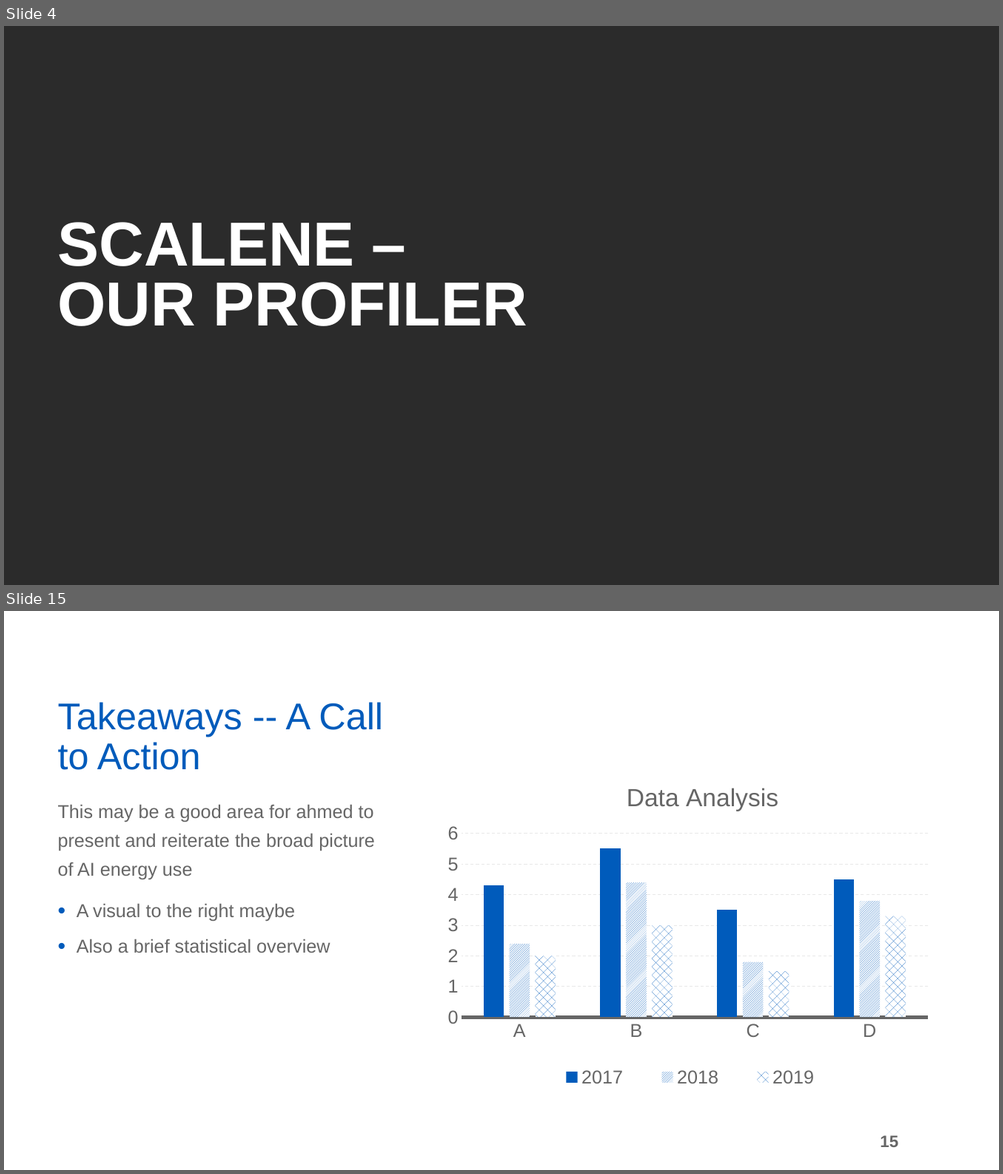
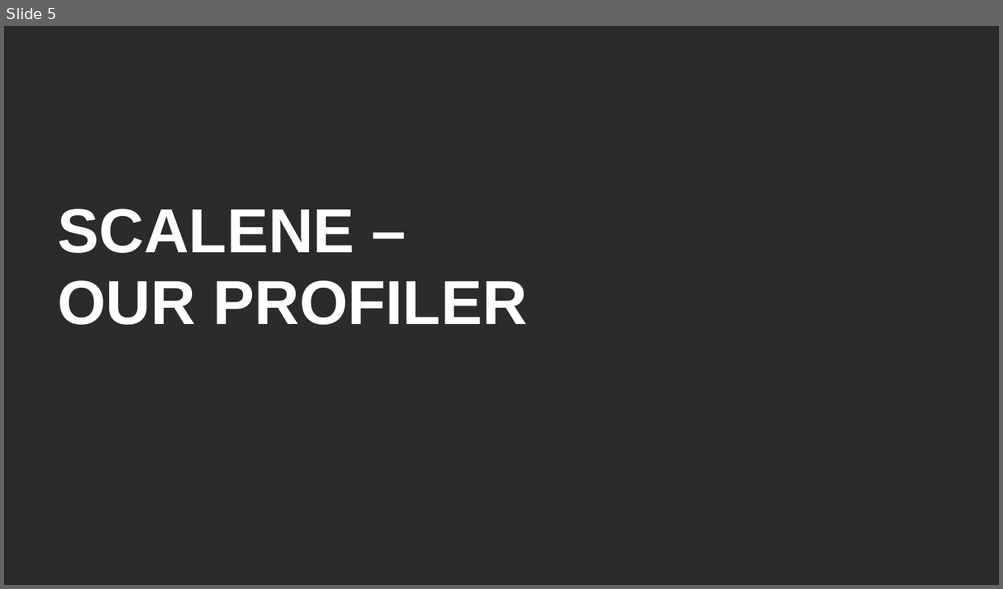
Before and after one commit to robmurr/AI-Energy-Optimization, a slide deck: Documentation/ELRAIENERGYOPTIMIZATIONPRESENTATION.pptx. Shown one above the other, each under a label of ours: slides 4 and 15 before the commit, slide 5 after it; the slides between them are not shown. The pictures are 1003x1174 and 1003x589 pixels, drawn with LibreOffice and Linux fonts; fonts in the diff are those of the drawing; background and template pictures are left out; a plain dark background stands for a picture behind light text. Boxes give left, top, right and bottom in pixels: in the first picture for what was removed or moved away, otherwise in the second. Text is boxed around its words. In the diff, an @@ line names an element or a change of style, - is before the commit and + after.

```diff
--- a/Documentation/ELRAIENERGYOPTIMIZATIONPRESENTATION.pptx
+++ b/Documentation/ELRAIENERGYOPTIMIZATIONPRESENTATION.pptx
@@ slide 15 removed at (4, 611, 999, 1170), background picture (left out) @@
@@ title removed at (58, 702, 383, 770) @@
-Takeaways -- A Call to Action
@@ column chart removed at (426, 772, 942, 1096) @@
-title "Data Analysis "
-categories: A, B, C, D
-2017: 4.3, 5.5, 3.5, 4.5
-2018: 2.4, 4.4, 1.8, 3.8
-2019: 2, 3, 1.5, 3.3
@@ text removed at (58, 805, 375, 953) @@
-This may be a good area for ahmed to present and reiterate the broad picture of AI energy use
-• A visual to the right maybe
-• Also a brief statistical overview
@@ page number removed at (879, 1136, 898, 1147) @@
-15
@@ what was slide 4 is now slide 5 @@
@@ slide 5 changed as well @@
@@ title "SCALENE – OUR PROFILER" at (58, 209, 526, 325): line spacing 58pt to 0.97 @@
```
Also in this commit, not shown: 2 other slides changed, 21 slides added, 19 other slides removed.
